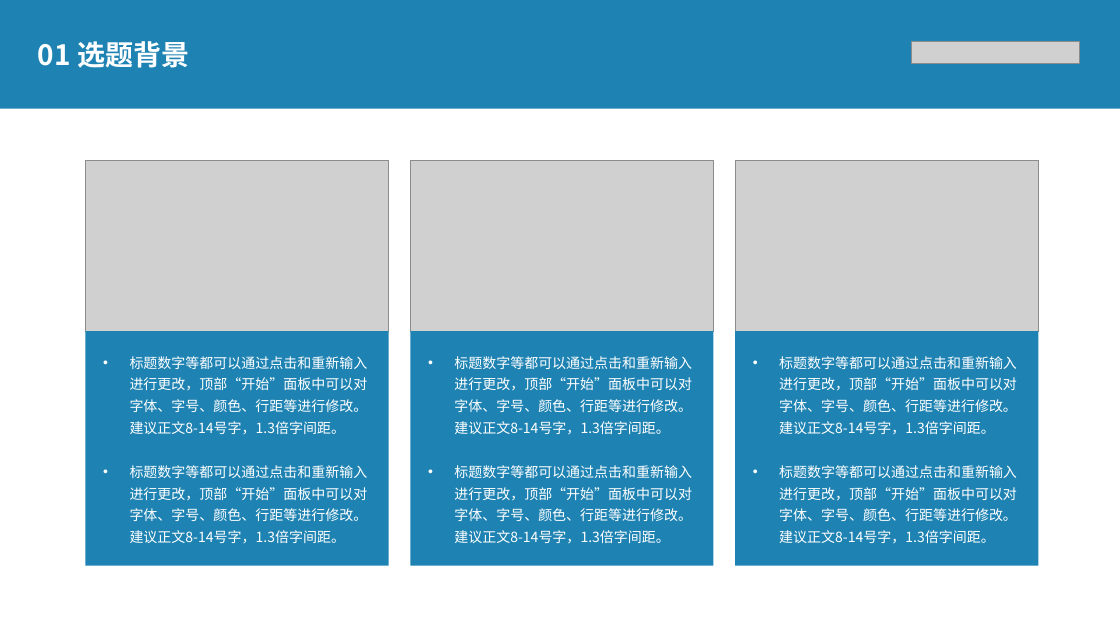
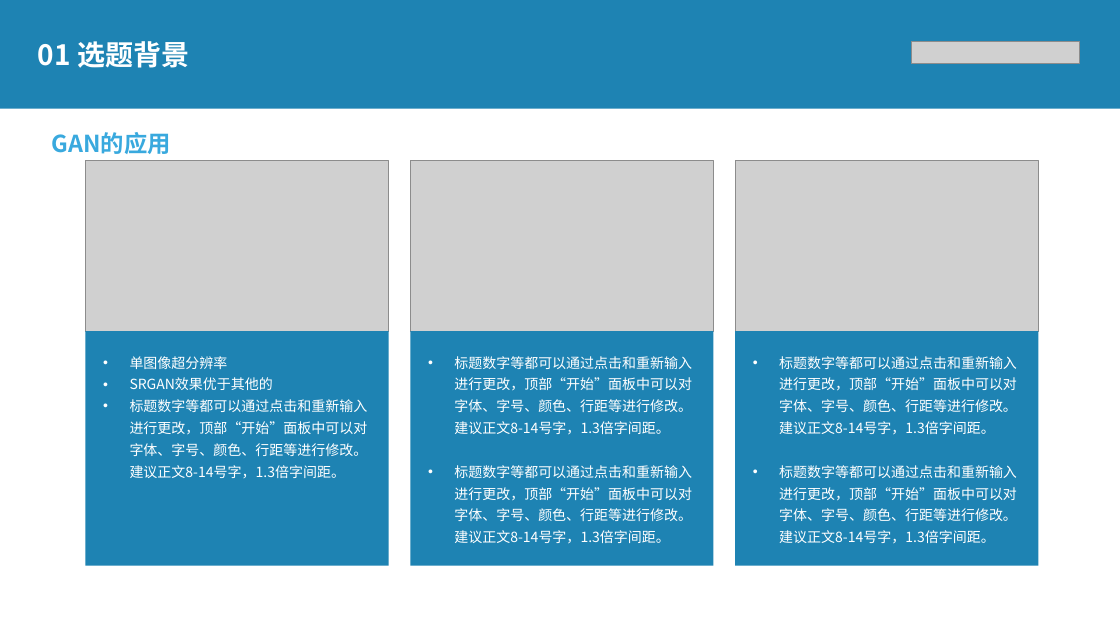
Before and after one commit to cahhbwy/Graduation_Design, a slide deck: slide 6 of PB13011058-王悦.pptx. Drawn at 1120x630 pixels with LibreOffice and Linux fonts; fonts in the diff are those of the drawing; grey boxes stand for pictures. Boxes give left, top, right and bottom in pixels: in the first picture for what was removed or moved away, otherwise in the second. Text is boxed around its words. In the diff, an @@ line names an element or a change of style, - is before the commit and + after.

```diff
--- a/PB13011058-王悦.pptx
+++ b/PB13011058-王悦.pptx
@@ text added at bbox=[52, 132, 171, 154], 20 pt, text #39A9DE, bold @@
+GAN的应用
@@ text at bbox=[130, 356, 273, 390]: paragraphs added @@
+• 单图像超分辨率
+• SRGAN效果优于其他的
@@ text at bbox=[130, 465, 368, 543]: paragraph removed @@
-• 标题数字等都可以通过点击和重新输入进行更改，顶部“开始”面板中可以对字体、字号、颜色、行距等进行修改。建议正文8-14号字，1.3倍字间距。
```
Also in this commit, not shown: 2 other slides changed, 1 slide added, 1 slide removed.
